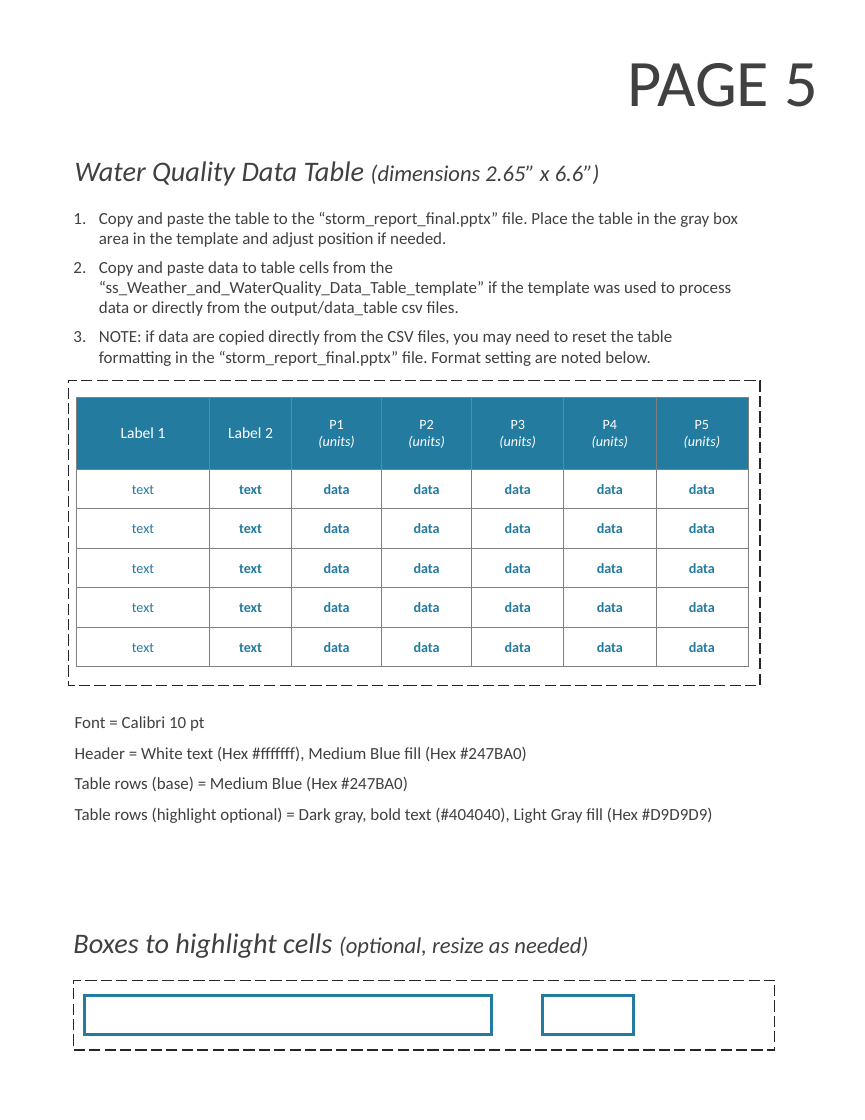
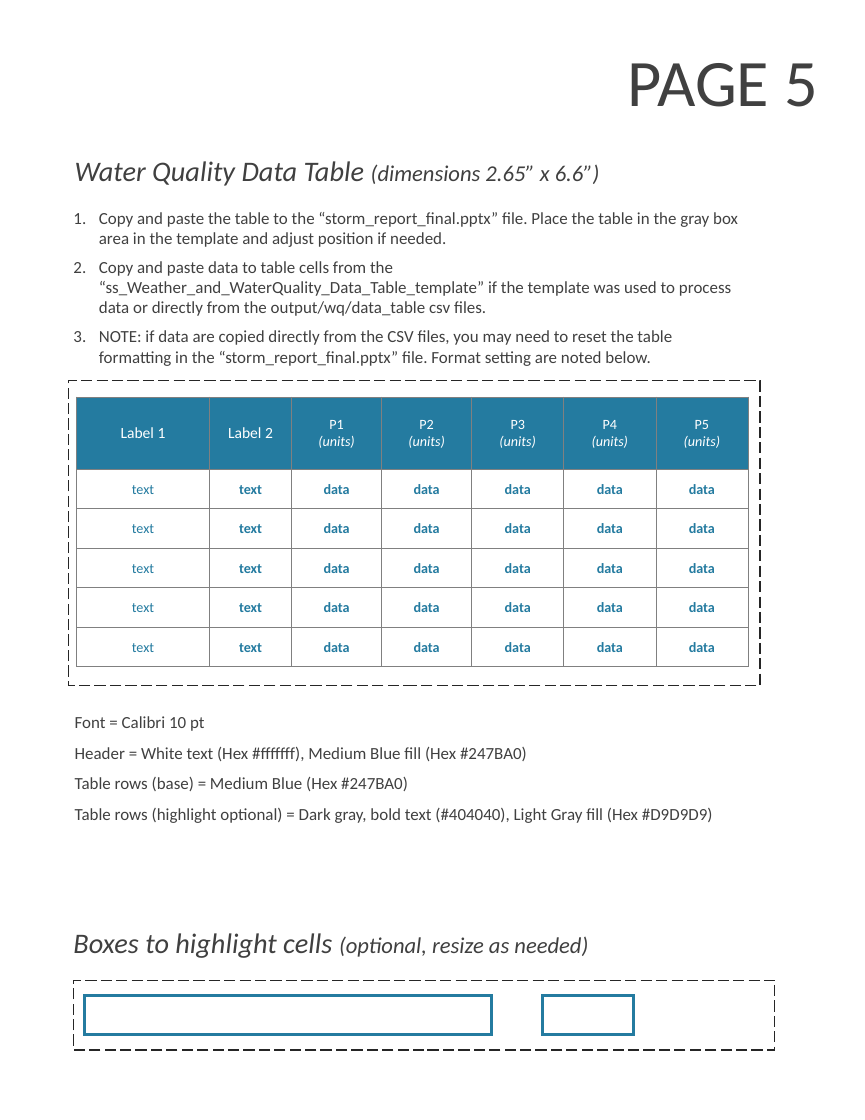
Before and after one commit to LimnoTech/SWMPr_Storm_Story_Template, a slide deck: slide 7 of template_files/resources/ss_print_template_resources.pptx. Drawn at 865x1120 pixels with LibreOffice and Linux fonts; fonts in the diff are those of the drawing. Boxes give left, top, right and bottom in pixels: in the first picture for what was removed or moved away, otherwise in the second. Text is boxed around its words. In the diff, an @@ line names an element or a change of style, - is before the commit and + after.

```diff
--- a/template_files/resources/ss_print_template_resources.pptx
+++ b/template_files/resources/ss_print_template_resources.pptx
@@ text at <box>99,261,731,316</box>: text changed @@
-2. Copy and paste data to table cells from the “ss_Weather_and_WaterQuality_Data_Table_template” if the template was used to process data or directly from the output/data_table csv files.
+2. Copy and paste data to table cells from the “ss_Weather_and_WaterQuality_Data_Table_template” if the template was used to process data or directly from the output/wq/data_table csv files.
```
Also in this commit, not shown: 1 other slide changed, 32 other files.
